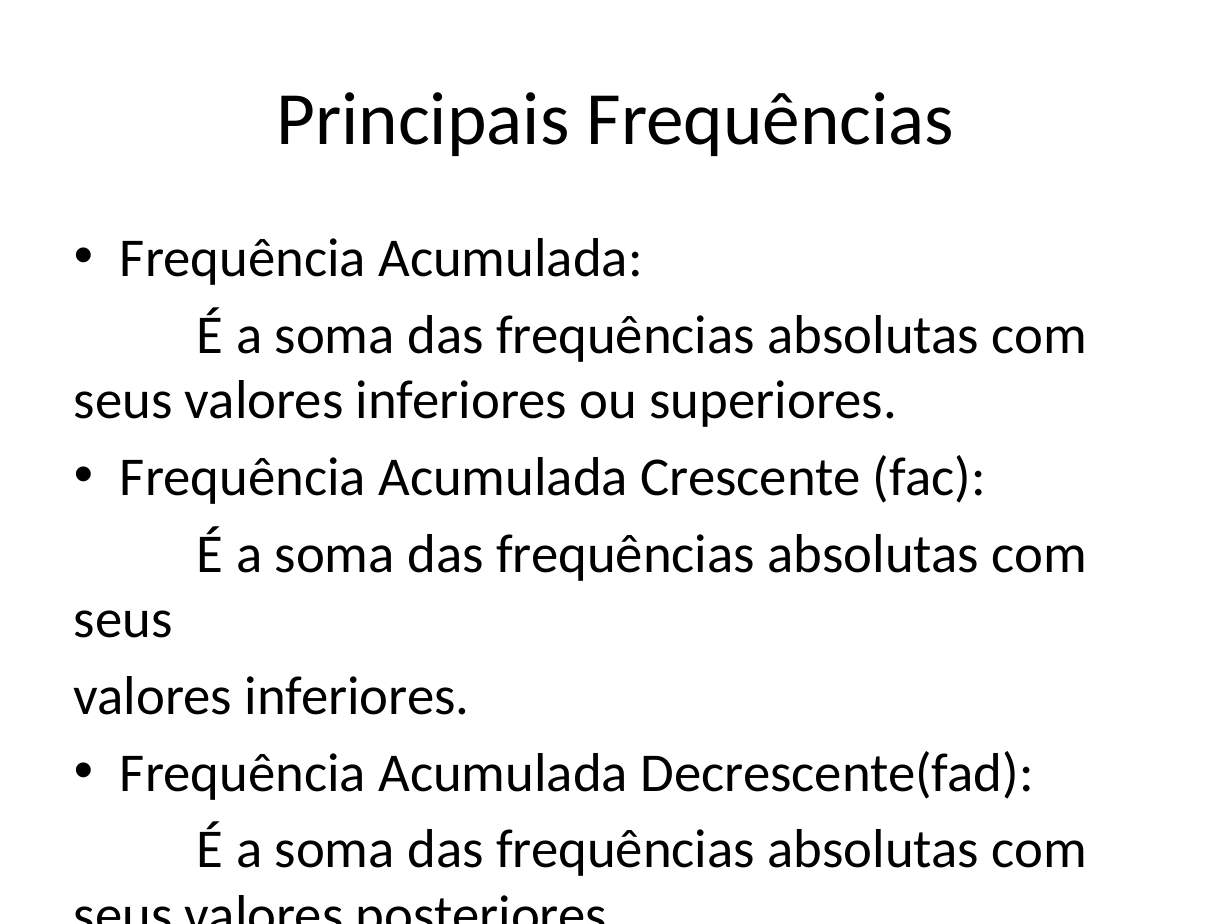
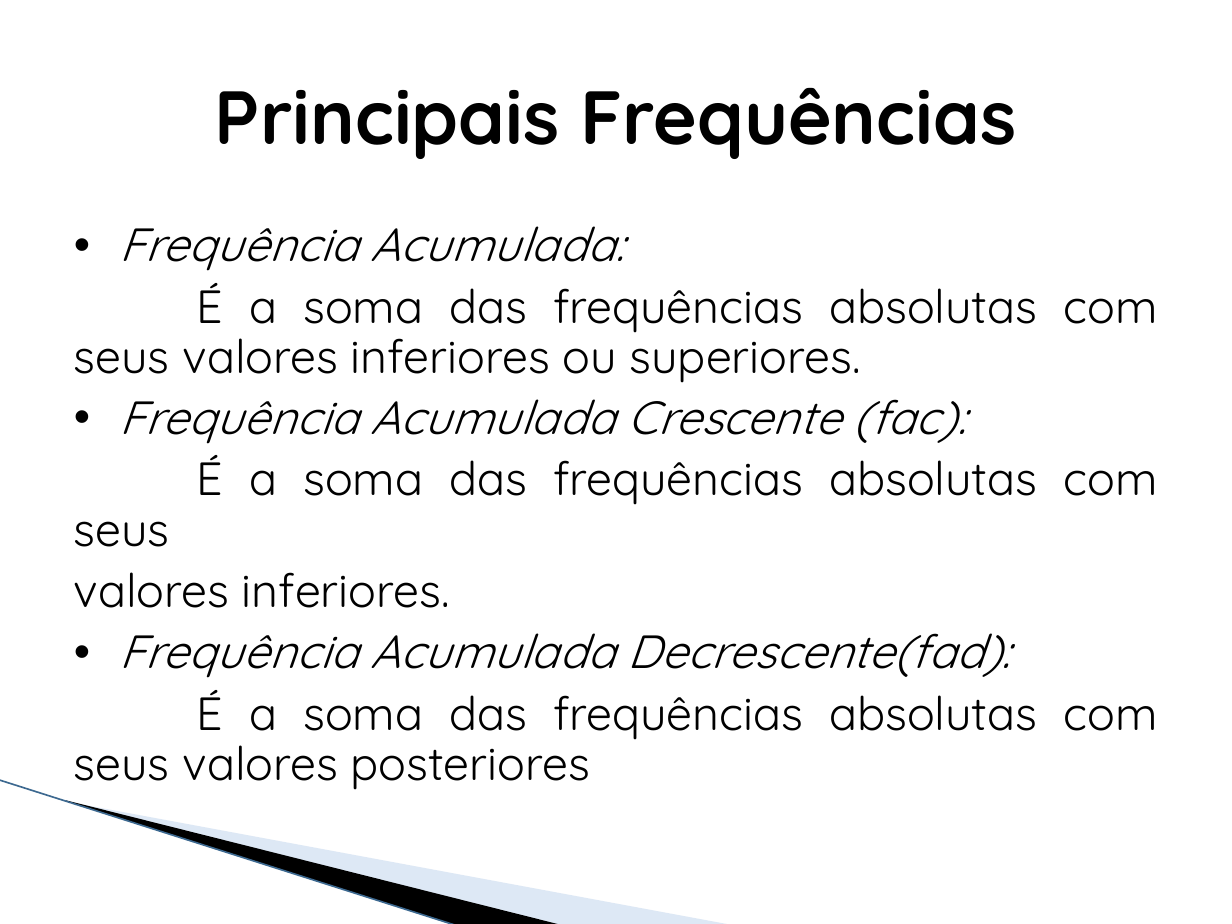
Before and after one commit to j52546/EstatisticaProbabilidade-, a slide deck: slide 8 of Probabilidade e Estatística.pptx (slide 7 before the commit). Drawn at 1232x924 pixels with LibreOffice and Linux fonts; fonts in the diff are those of the drawing; background and template pictures are left out. Boxes give left, top, right and bottom in pixels: in the first picture for what was removed or moved away, otherwise in the second. Text is boxed around its words. In the diff, an @@ line names an element or a change of style, - is before the commit and + after.

```diff
--- a/Probabilidade e Estatística.pptx
+++ b/Probabilidade e Estatística.pptx
@@ text "Principais Frequências" at <box>215,88,1017,159</box>: font Calibri to Quicksand, bold on @@
@@ text "Frequência Acumulada:" at <box>74,226,1157,790</box>: size 32 to 27.2 pt, font Calibri to Quicksand; italic on in "Frequência Acumulada:", "Frequência Acumulada Crescente (fac):", "Frequência Acumulada Decrescente(fad):"; alignment left to justified; line spacing 1 to 0.9 @@
@@ line added from (0, 780) to (457, 924), #A4C1E3 0.95 pt @@
@@ freeform shape added at <box>65,800,563,924</box>, fill #000000 @@
@@ freeform shape added at <box>68,801,733,924</box>, fill #ABC6E6 at 40% opacity @@
```
Also in this commit, not shown: 5 other slides changed, 6 slides added, 3 slides removed, 3 other files.
